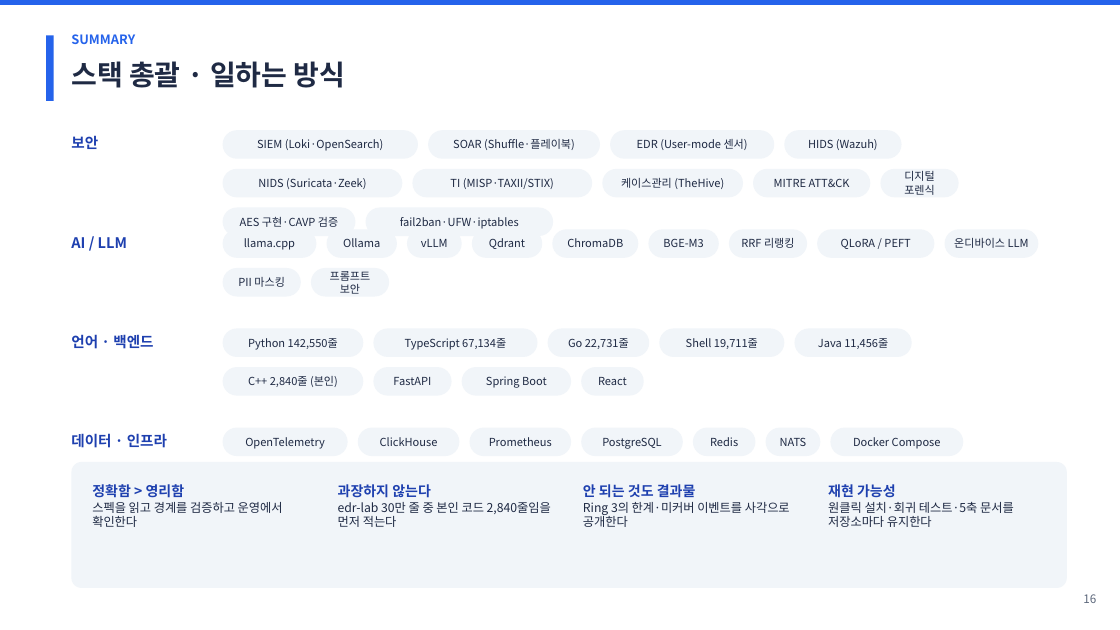
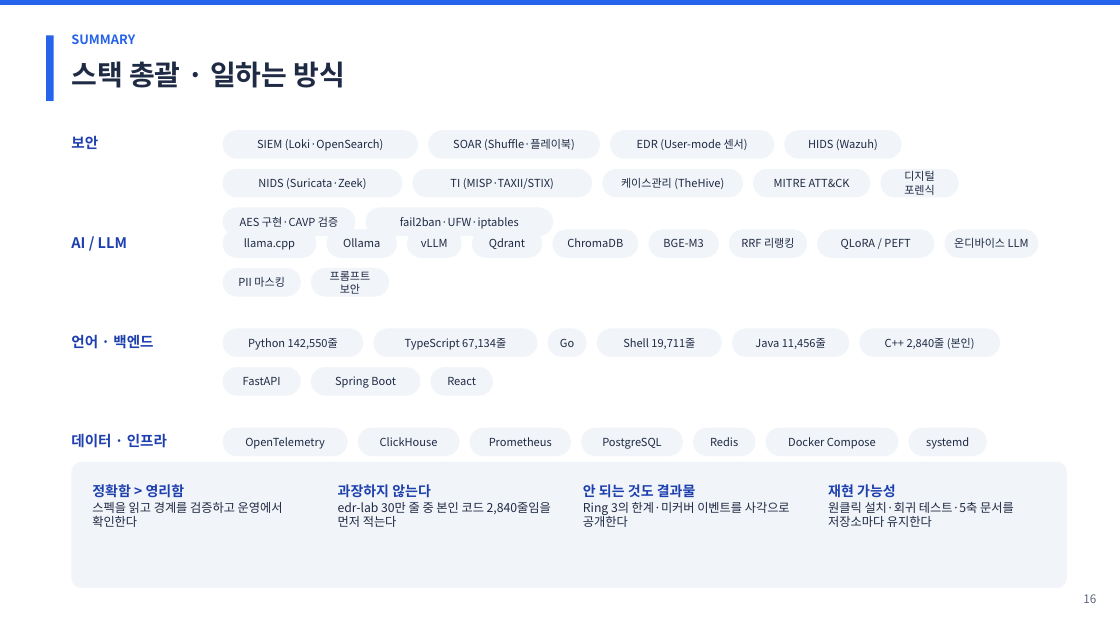
Before and after one commit to adorahelen/adorahelen.github.io, a slide deck: slide 17 of static/portfolio/kangmin-kim-portfolio-ko.pptx. Drawn at 1120x630 pixels with LibreOffice and Linux fonts; fonts in the diff are those of the drawing. Boxes give left, top, right and bottom in pixels: in the first picture for what was removed or moved away, otherwise in the second. Text is boxed around its words. In the diff, an @@ line names an element or a change of style, - is before the commit and + after.

```diff
--- a/static/portfolio/kangmin-kim-portfolio-ko.pptx
+++ b/static/portfolio/kangmin-kim-portfolio-ko.pptx
@@ rounded rectangle "Go": place and size @@
-rounded rectangle "Go" at (548, 329, 649, 357)
+rounded rectangle "Go" at (548, 329, 587, 357)
@@ rounded rectangle "C++ 2,840줄 (본인)": place and size @@
-rounded rectangle "C++ 2,840줄 (본인)" at (223, 367, 364, 396)
+rounded rectangle "C++ 2,840줄 (본인)" at (860, 329, 1001, 357)
@@ text in rounded rectangle at (560, 339, 574, 347): text changed @@
-Go 22,731줄
+Go
@@ 3 rounded rectangles: place and size @@
-3 rounded rectangles at (374, 367, 644, 396)
+3 rounded rectangles at (223, 367, 492, 396)
@@ 3 rounded rectangles: place and size @@
-3 rounded rectangles at (660, 329, 964, 456)
+3 rounded rectangles at (597, 329, 898, 456)
@@ rounded rectangle removed at (765, 428, 820, 456) @@
-NATS
@@ rounded rectangle added at (909, 428, 987, 456), fill #F1F5F9, 9.5 pt, text #1F2A44 @@
+systemd
```
Also in this commit, not shown: 5 other slides changed, 2 slides added, 2 slides removed, 2 other files.
